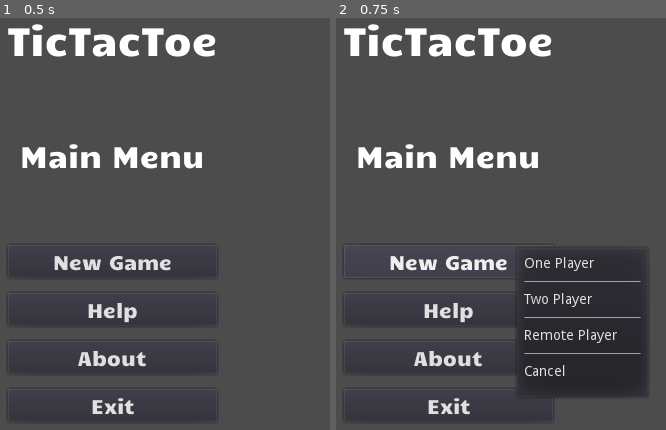
Above: before the commit, frames 1-2 (left to right).
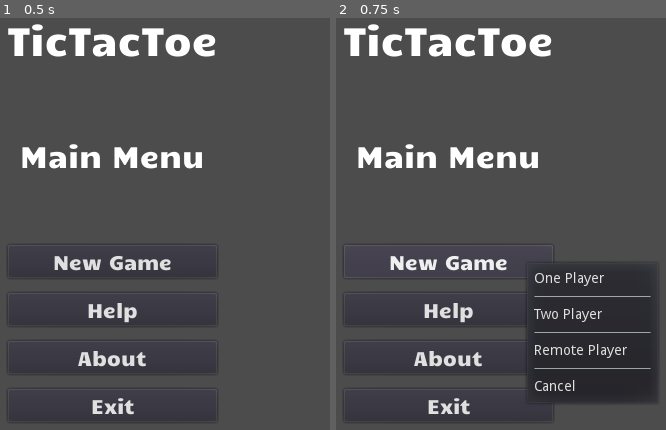
Above: after the commit, the same moments.

Repository: edd34/TicTacToe_Godot
Game: Godot game, scene res://Scenes/MainMenu.tscn
Same seed, same stepped clock (60 frames per second), same inputs: the game is played once before the commit and once after it.
Inputs:
- Up to frame 1 (0.5 s): no input
- Up to frame 2 (0.75 s): click "New Game" at 0.5 s

Frame 1 is identical in both runs. In frame 2, 3.8% of the frame differs, in the area x 54-98%, y 55-94%.

Commit message:
add some relevant logic into popup menu new game

Diff:
--- a/Scenes/MainMenu.tscn
+++ b/Scenes/MainMenu.tscn
@@ -281,14 +281,15 @@
 
 [node name="PopupMenu" type="PopupMenu" parent="MarginContainer/CenterContainer" index="1"]
 
-anchor_left = 0.5
-anchor_top = 0.5
-anchor_right = 0.5
-anchor_bottom = 0.5
-margin_left = 65.0
-margin_top = 28.0
-margin_right = 200.0
-margin_bottom = 183.0
+visible = false
+anchor_left = 0.0
+anchor_top = 0.0
+anchor_right = 0.0
+anchor_bottom = 0.0
+margin_left = 179.0
+margin_top = 289.0
+margin_right = 292.0
+margin_bottom = 431.0
 rect_pivot_offset = Vector2( 0, 0 )
 rect_clip_content = false
 focus_mode = 2
@@ -299,7 +300,32 @@
 popup_exclusive = true
 items = [ "One Player", null, false, false, false, 0, 0, null, "", false, "", null, false, false, true, 1, 0, null, "", …(305 unchanged characters)…
 hide_on_state_item_selection = false
-_sections_unfolded = [ "Anchor", "Focus", "Grow Direction", "Hint", "Margin", "Material", "Mouse", "Pause", "Popup", "Rect", "Size Flags", "Visibility", "custom_colors", "custom_constants", "custom_fonts", "custom_styles" ]
+_sections_unfolded = [ "Focus", "Hint", "Material", "Mouse", "Pause", "Popup", "Rect", "Size Flags", "Visibility", "custom_colors", "custom_constants", "custom_fonts", "custom_styles" ]
+
+[node name="Dialog" type="AcceptDialog" parent="MarginContainer/CenterContainer" index="2"]
+
+visible = false
+anchor_left = 0.0
+anchor_top = 0.0
+anchor_right = 0.0
+anchor_bottom = 0.0
+margin_left = 69.0
+margin_top = 330.0
+margin_right = 403.0
+margin_bottom = 390.0
+rect_pivot_offset = Vector2( 0, 0 )
+rect_clip_content = false
+focus_mode = 2
+mouse_filter = 0
+mouse_default_cursor_shape = 0
+size_flags_horizontal = 1
+size_flags_vertical = 1
+popup_exclusive = true
+window_title = "Feature not available"
+resizable = false
+dialog_text = "We are doing our best to brought this to you soon"
+dialog_hide_on_ok = true
+_sections_unfolded = [ "Anchor", "Dialog", "Focus", "Grow Direction", "Hint", "Margin", "Material", "Mouse", "Pause", "Popup", "Rect", "Size Flags", "Visibility", "custom_colors", "custom_constants", "custom_fonts", "custom_styles" ]
 
 [connection signal="pressed" from="MarginContainer/CenterContainer/MainScreen/MainMenu/NewGameButton" to="MarginContainer/CenterContainer/MainScreen/MainMenu/NewGameButton" method="_on_NewGameButton_pressed"]
 
@@ -308,3 +334,7 @@
 [connection signal="pressed" from="MarginContainer/CenterContainer/MainScreen/MainMenu/AboutButton" to="MarginContainer/CenterContainer/MainScreen/MainMenu/AboutButton" method="_on_AboutButton_pressed"]
 
 [connection signal="pressed" from="MarginContainer/CenterContainer/MainScreen/MainMenu/ExitButton" to="MarginContainer/CenterContainer/MainScreen/MainMenu/ExitButton" method="_on_ExitButton_pressed"]
+
+[connection signal="index_pressed" from="MarginContainer/CenterContainer/PopupMenu" to="MarginContainer/CenterContainer/MainScreen/MainMenu/NewGameButton" method="_on_PopupMenu_index_pressed"]
+
+[connection signal="confirmed" from="MarginContainer/CenterContainer/Dialog" to="MarginContainer/CenterContainer/MainScreen/MainMenu/NewGameButton" method="_on_Dialog_confirmed"]
--- a/Scripts/Menu/NewGameButton.gd
+++ b/Scripts/Menu/NewGameButton.gd
@@ -1,21 +1,37 @@
 extends Button
 
-# class member variables go here, for example:
-# var a = 2
-# var b = "textvar"
+onready var PopupMenu_newGame = get_tree().get_root().get_node("Node/MarginContainer/CenterContainer/PopupMenu")
+onready var Dialog = get_tree().get_root().get_node("Node/MarginContainer/CenterContainer/Dialog")
 
-func _ready():
-	# Called every time the node is added to the scene.
-	# Initialization here
+func show_Popup_NewGame():
+	PopupMenu_newGame.popup()
+	PopupMenu_newGame.set_position(Vector2(315,403))
 	pass
 
-#func _process(delta):
-#	# Called every frame. Delta is time since last frame.
-#	# Update game logic here.
-#	pass
+func _on_NewGameButton_pressed():
+	show_Popup_NewGame()
+	pass
 
 
-func _on_NewGameButton_pressed():
-	##get_node("/root/global").goto_scene("res://Scenes/Play.tscn")
-	get_tree().get_root().get_node("Node/MarginContainer/CenterContainer/PopupMenu").popup()
+func _on_PopupMenu_index_pressed(index):
+		match PopupMenu_newGame.get_item_text(index):
+			"One Player":
+				PopupMenu_newGame.hide()
+				Dialog.show()
+				pass
+			"Two Player":
+				get_node("/root/global").goto_scene("res://Scenes/Play.tscn")
+				pass
+			"Remote Player":
+				PopupMenu_newGame.hide()
+				Dialog.show()
+				pass
+			"Cancel":
+				PopupMenu_newGame.hide()
+				pass
+
+
+func _on_Dialog_confirmed():
+	Dialog.hide()
+	show_Popup_NewGame()
 	pass # replace with function body
